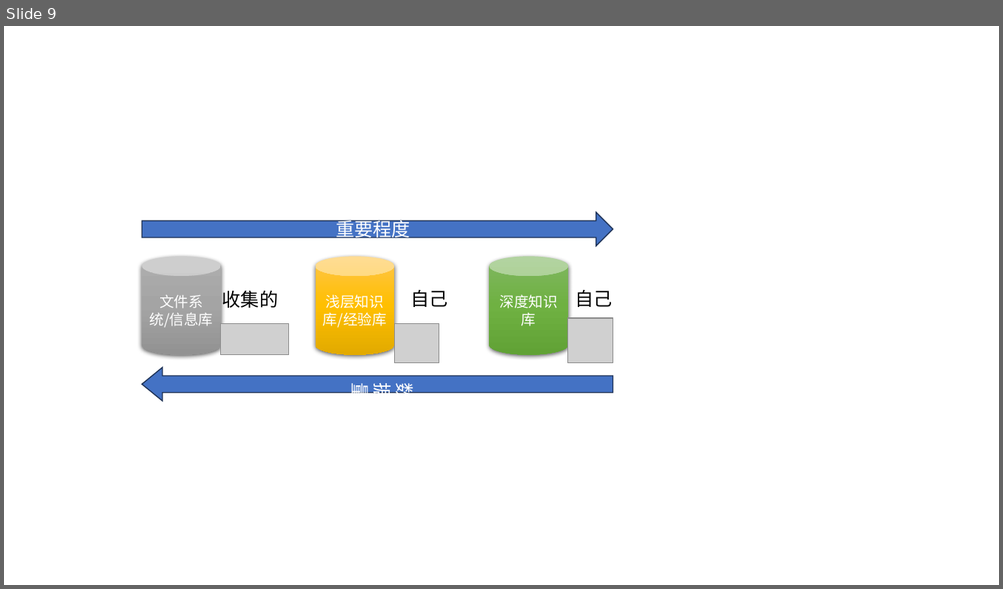
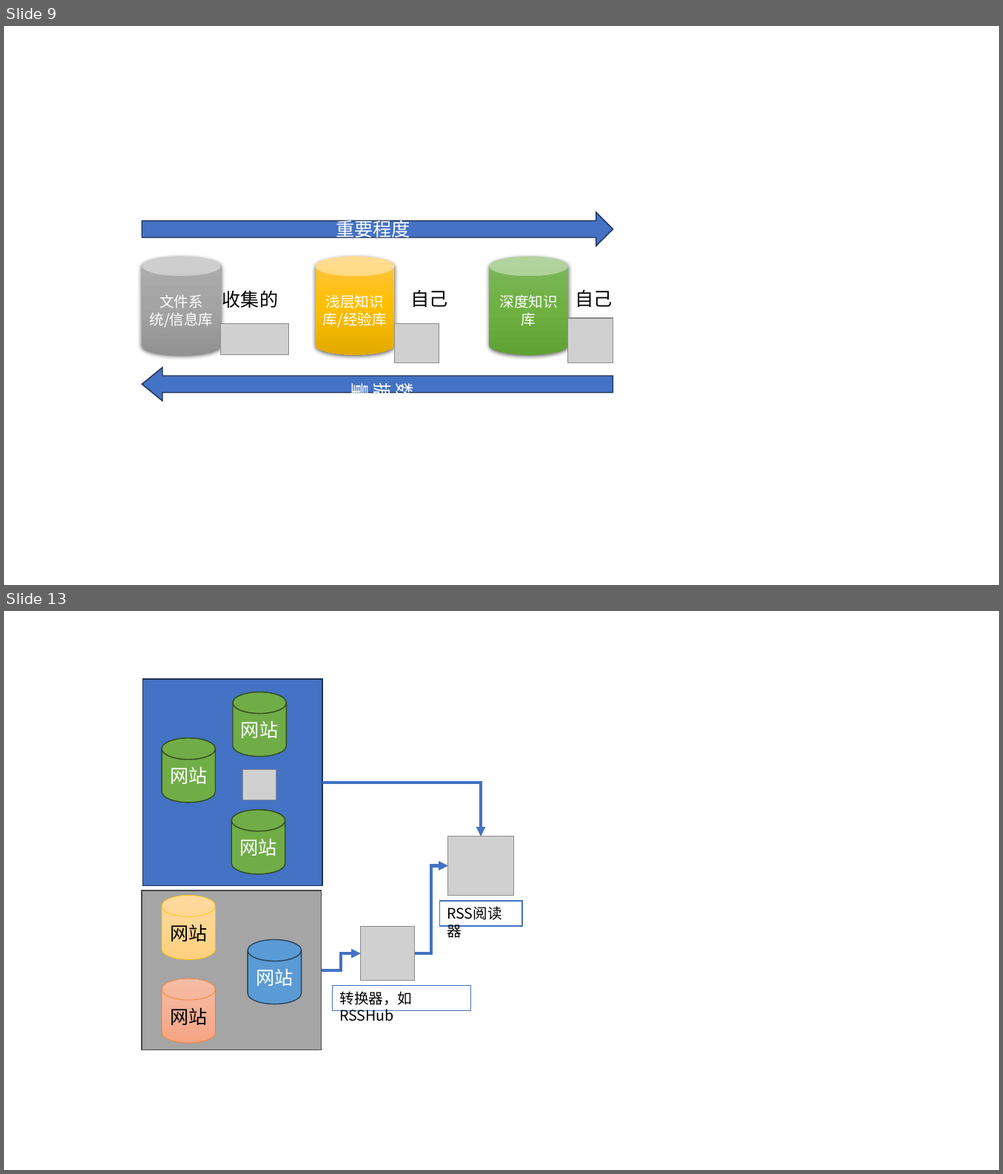
Before and after one commit to 51xpage/51xpage.github.com, a slide deck: images/2023-07-19-ru-he-da-jian-shu-yu-zi-ji-de-zhi-shi-shou-ji-zheng-li-jia-gong-ti-xi/知识管理各种图片.pptx. Shown one above the other, each under a label of ours: slide 9 before the commit, slides 9 and 13 after it; the slides between them are not shown. The pictures are 1003x589 and 1003x1174 pixels, drawn with LibreOffice and Linux fonts; fonts in the diff are those of the drawing; grey boxes stand for pictures. Boxes give left, top, right and bottom in pixels: in the first picture for what was removed or moved away, otherwise in the second. Text is boxed around its words. In the diff, an @@ line names an element or a change of style, - is before the commit and + after.

```diff
--- a/images/2023-07-19-ru-he-da-jian-shu-yu-zi-ji-de-zhi-shi-shou-ji-zheng-li-jia-gong-ti-xi/知识管理各种图片.pptx
+++ b/images/2023-07-19-ru-he-da-jian-shu-yu-zi-ji-de-zhi-shi-shou-ji-zheng-li-jia-gong-ti-xi/知识管理各种图片.pptx
@@ slide 13 added at [4,611,999,1170], background #FFFFFF @@
@@ rectangle added at [143,679,323,886], fill #4472C4, outline #1E3256 1 pt @@
@@ cylinder added at [233,692,287,757], fill #70AD47, outline #314C1F 1 pt, 18 pt, text #FFFFFF @@
+网站
@@ cylinder added at [162,738,215,802], fill #70AD47, outline #314C1F 1 pt, 18 pt, text #FFFFFF @@
+网站
@@ picture added at [243,770,276,800] @@
@@ elbow arrow added from (323, 783) to (481, 836), #4472C4 3 pt @@
@@ cylinder added at [232,810,285,874], fill #70AD47, outline #314C1F 1 pt, 18 pt, text #FFFFFF @@
+网站
@@ picture added at [448,836,514,895] @@
@@ elbow arrow added from (415, 954) to (448, 866), #4472C4 3 pt @@
@@ rectangle added at [142,891,322,1051], fill #A5A5A5, outline #484848 1 pt @@
@@ cylinder added at [162,895,215,960], fill gradient #FFDB9E to #FFD590 to #FFD07C, outline #FFC000 0.5 pt, 18 pt, text #000000 @@
+网站
@@ rectangle added at [440,901,523,926], fill #FFFFFF, outline #4472C4 1 pt, 14 pt, text #000000 @@
+RSS阅读器
@@ cylinder added at [248,940,301,1004], fill #5B9BD5, outline #28445D 1 pt, 18 pt, text #FFFFFF @@
+网站
@@ picture added at [361,926,415,981] @@
@@ elbow arrow added from (321, 971) to (361, 954), #4472C4 3 pt @@
@@ cylinder added at [162,979,215,1043], fill gradient #F7BDA5 to #F5B196 to #F8A582, outline #ED7D31 0.5 pt, 18 pt, text #000000 @@
+网站
@@ rectangle added at [333,986,471,1011], fill #FFFFFF, outline #4472C4 1 pt, 14 pt, text #000000 @@
+转换器，如RSSHub
```
Also in this commit, not shown: 3 other slides added, 9 other files.
